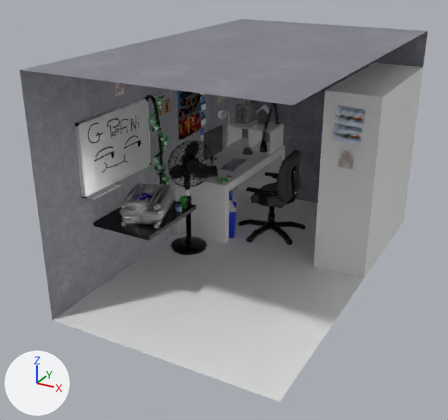
An edit to the FBX model Assets/Assets/Mesh/Chambre Bocal/Chambre Bocal.fbx, drawn before and after from the same camera.
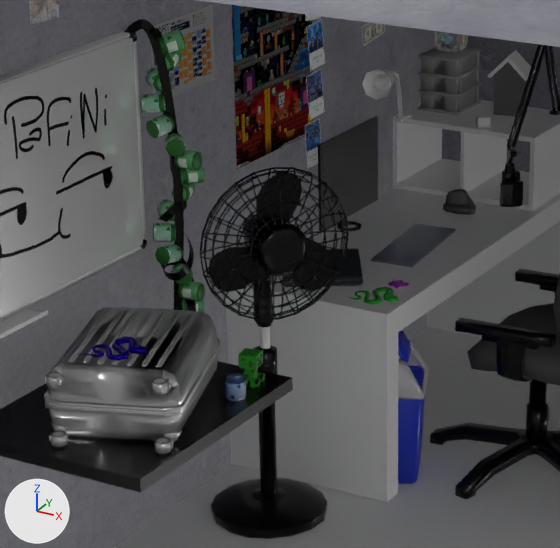
Each version is shown whole from a camera (50 mm lens) standing at (7.98, -16.35, 9.88) and looking at (-0.51, -0.92, 2.16), then close up on the part from 24% to 62% of the width and 21% to 61% of the height. Arrows for +X, +Y and +Z are at lower left; the lights stay in place. Where no turn or scale is listed for an object, it has been applied to the vertices. Vertices at the same position are counted once.
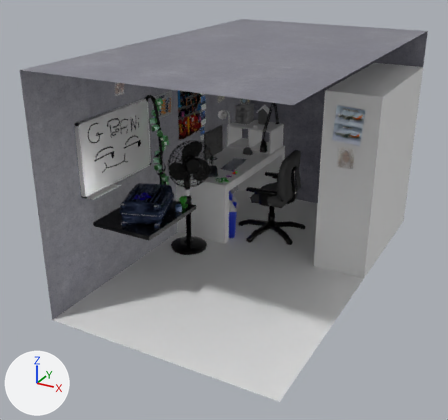
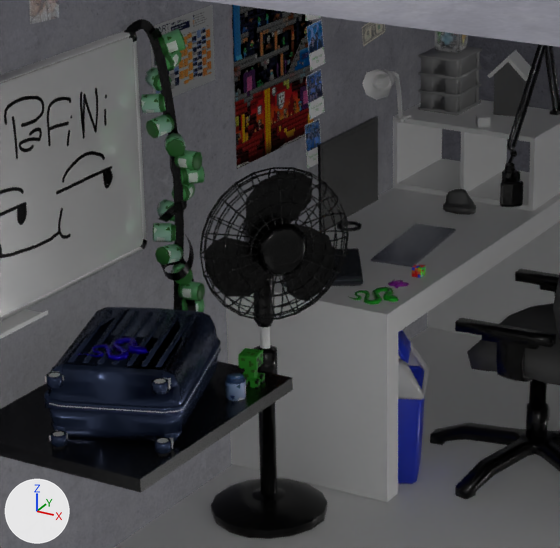
Location of each change, [x1, y1, x2, y2] in pixels of the close-ups (560 x 548 px):
'Plane.020', reshaped (7% taller)
    before: [208, 172, 333, 292]
    after: [205, 172, 336, 301]
'Rubiks.001', added
    after: [412, 264, 425, 278]
part 1 of me_cube_029, recoloured (white to blue)
    both: [44, 307, 221, 454]

What changed in the scene script:
```text
Add mat_bocal_blue_metalic_plastic:
    mat_bocal_blue_metalic_plastic = principled_material('Bocal Blue Metalic Plastic')
    mat_bocal_blue_metalic_plastic.base_color = (0.0549, 0.0817, 0.175)  # dark blue #425174
    mat_bocal_blue_metalic_plastic.metallic = 0.527
    mat_bocal_blue_metalic_plastic.roughness = 0.262
Add mat_rubiks_blue:
    mat_rubiks_blue = principled_material('Rubiks Blue')
    mat_rubiks_blue.base_color = (0.0489, 0.0757, 1.0)  # blue #3e4eff
    mat_rubiks_blue.metallic = 0.268
    mat_rubiks_blue.roughness = 0.476
Add mat_rubiks_red:
    mat_rubiks_red = principled_material('Rubiks Red')
    mat_rubiks_red.base_color = (1.0, 0.0, 0.0)  # red #ff0000
    mat_rubiks_red.metallic = 0.268
    mat_rubiks_red.roughness = 0.476
Add mat_rubiks_yellow:
    mat_rubiks_yellow = principled_material('Rubiks Yellow')
    mat_rubiks_yellow.base_color = (1.0, 0.718, 0.0)  # yellow #ffdc00
    mat_rubiks_yellow.metallic = 0.268
    mat_rubiks_yellow.roughness = 0.476
Add mat_rubiks_orange:
    mat_rubiks_orange = principled_material('Rubiks Orange')
    mat_rubiks_orange.base_color = (1.0, 0.208, 0.0498)  # orange #ff7e3f
    mat_rubiks_orange.metallic = 0.268
    mat_rubiks_orange.roughness = 0.476
Add mat_rubiks_green:
    mat_rubiks_green = principled_material('Rubiks Green')
    mat_rubiks_green.base_color = (0.0682, 1.0, 0.0333)  # green #4aff33
    mat_rubiks_green.metallic = 0.268
    mat_rubiks_green.roughness = 0.476
Add mat_rubiks_white:
    mat_rubiks_white = principled_material('Rubiks White')
    mat_rubiks_white.base_color = (1.0, 1.0, 1.0)  # white #ffffff
    mat_rubiks_white.metallic = 0.268
    mat_rubiks_white.roughness = 0.476
Change me_plane_025:
    used by ob_plane_020; location = (-2.134, -0.186, 3.15)
    remove me_plane_025.from_pydata(...)  # 45 vertices, 24 faces; spans x -0.412..0.366, y -0.595..0.515, z -0.576..0.746
    add me_plane_025.from_pydata(...)  # 45 vertices, 24 faces; spans x -0.442..0.386, y -0.622..0.538, z -0.667..0.746
    me_plane_025 part 2: 45 of 45 vertices moved; they spanned x -0.412..0.366, y -0.595..0.515, z -0.576..0.746 and now span x -0.442..0.386, y -0.622..0.538, z -0.667..0.746; mean shift (0.0, 0.0, 0.0); largest move (0.105, 0.175, -0.439) -> (0.058, 0.12, -0.543)
Change me_cube_029:
    where me_cube_029.from_pydata(...)  # 666 vertices, 625 faces; spans x -0.86..0.86, y -1.09..1.02, z -0.37..0.37
    used by ob_cube_099; location = (-2.3, -2.4, 2.552)
    me_cube_029 part 1: all 442 faces that had it switch from mat_bocal_white_metalic_plastic (white #ffffff) to mat_bocal_blue_metalic_plastic (dark blue #425174)
Add me_plane_088:
    me_plane_088.from_pydata(...)  # 835 vertices, 695 faces; spans x -0.0563..0.0563, y -0.0571..0.0555, z -0.0563..0.0563
    # faces by material slot: [118, 105, 118, 118, 118, 118]
    me_plane_088.materials.append(mat_rubiks_yellow)  # yellow #ffdc00
    me_plane_088.materials.append(mat_rubiks_white)  # white #ffffff
    me_plane_088.materials.append(mat_rubiks_blue)  # blue #3e4eff
    me_plane_088.materials.append(mat_rubiks_orange)  # orange #ff7e3f
    me_plane_088.materials.append(mat_rubiks_green)  # green #4aff33
    me_plane_088.materials.append(mat_rubiks_red)  # red #ff0000
Add ob_rubiks_001:
    ob_rubiks_001 = bpy.data.objects.new('Rubiks.001', me_plane_088)
    ob_rubiks_001.location = (-1.655, 1.979, 2.256)
```
